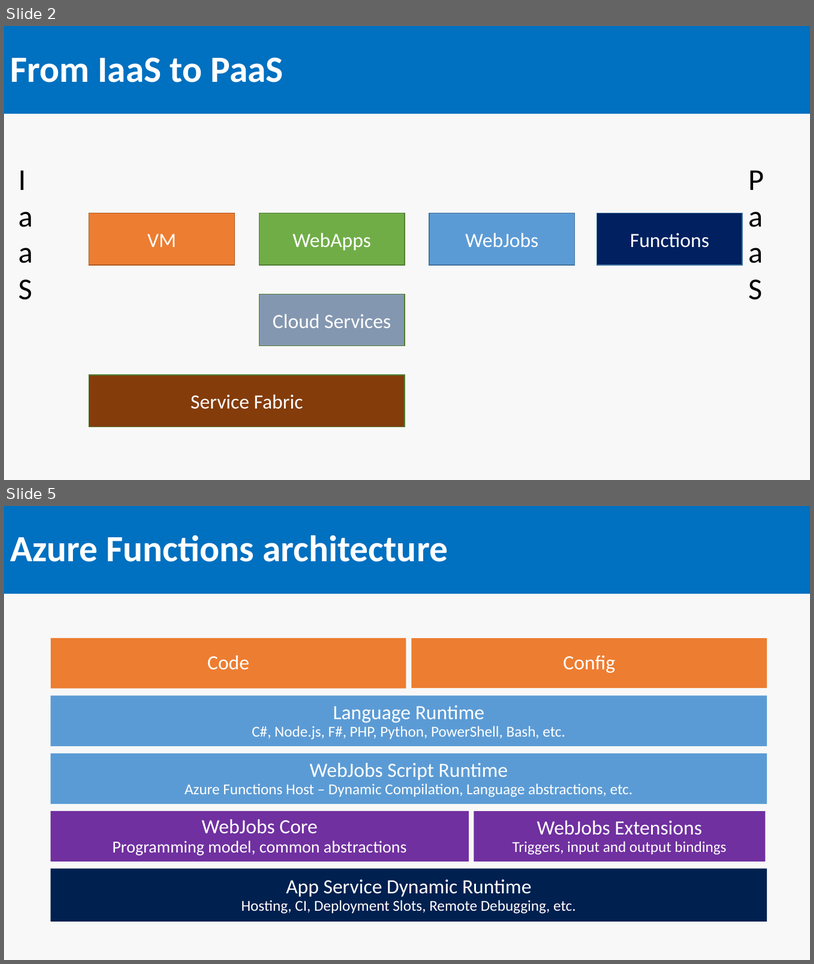
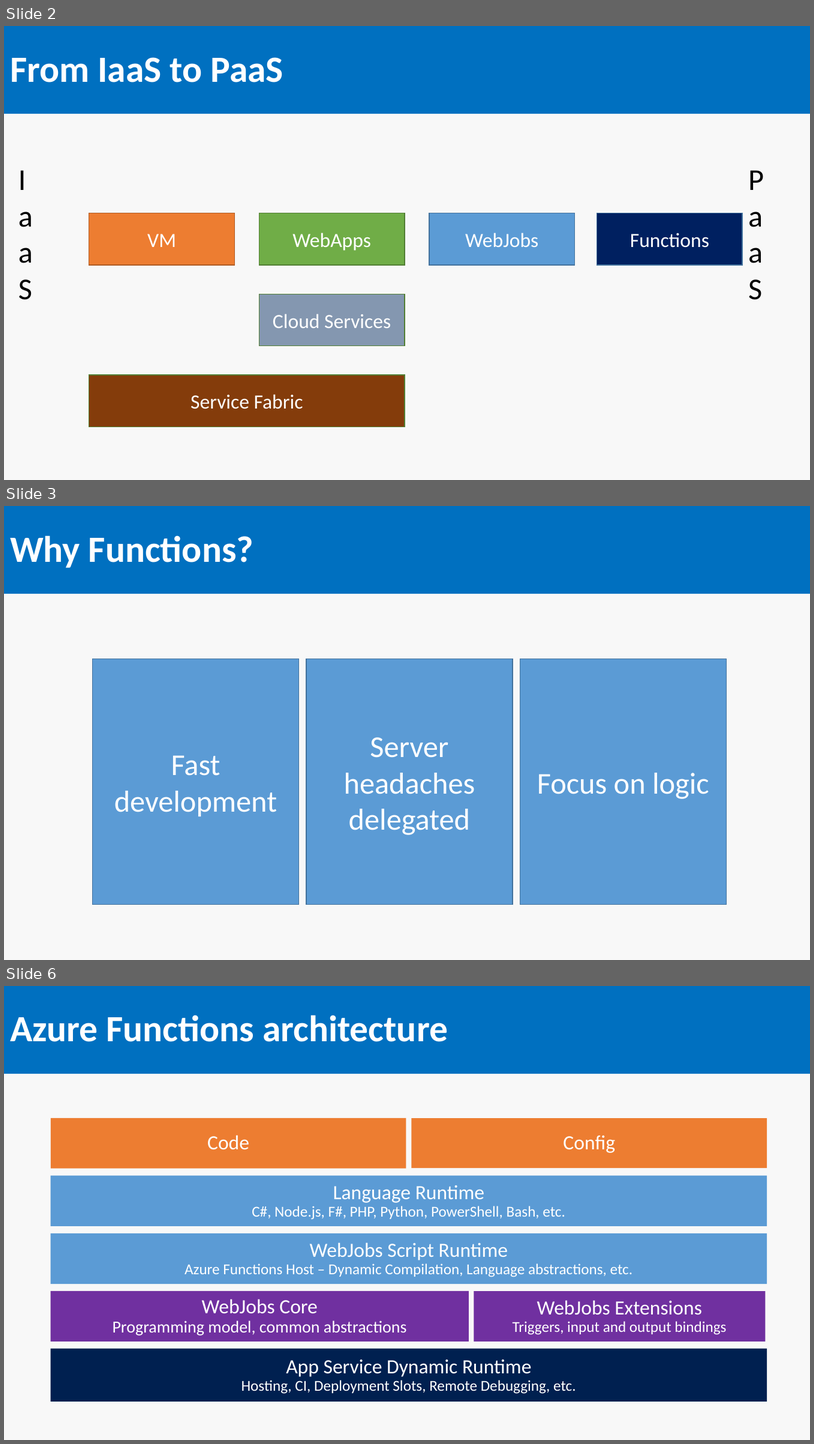
Before and after one commit to SeanFeldman/AzureFunctions-DotNet-YYC, a slide deck: AzureFunctions.pptx. Shown one above the other, each under a label of ours: slides 2 and 5 before the commit, slides 2, 3 and 6 after it; the slides between them are not shown. The pictures are 814x964 and 814x1444 pixels, drawn with LibreOffice and Linux fonts; fonts in the diff are those of the drawing. Boxes give left, top, right and bottom in pixels: in the first picture for what was removed or moved away, otherwise in the second. Text is boxed around its words. In the diff, an @@ line names an element or a change of style, - is before the commit and + after.

```diff
--- a/AzureFunctions.pptx
+++ b/AzureFunctions.pptx
@@ slide 3 added at [4,506,810,960], background #F8F8F8 @@
@@ title added at [4,506,810,594], fill #0070C0, 44 pt, text #FFFFFF, bold @@
+Why Functions?
@@ rectangle added at [92,659,299,904], fill #5B9BD5, outline #43739E 1 pt, 36 pt, text #FFFFFF @@
+Fast development
@@ rectangle added at [306,659,513,904], fill #5B9BD5, outline #43739E 1 pt, 36 pt, text #FFFFFF @@
+Server headaches delegated
@@ rectangle added at [521,659,727,904], fill #5B9BD5, outline #43739E 1 pt, 36 pt, text #FFFFFF @@
+Focus on logic
@@ what was slide 5 is now slide 6 @@
```
Also in this commit, not shown: 3 slides changed.
